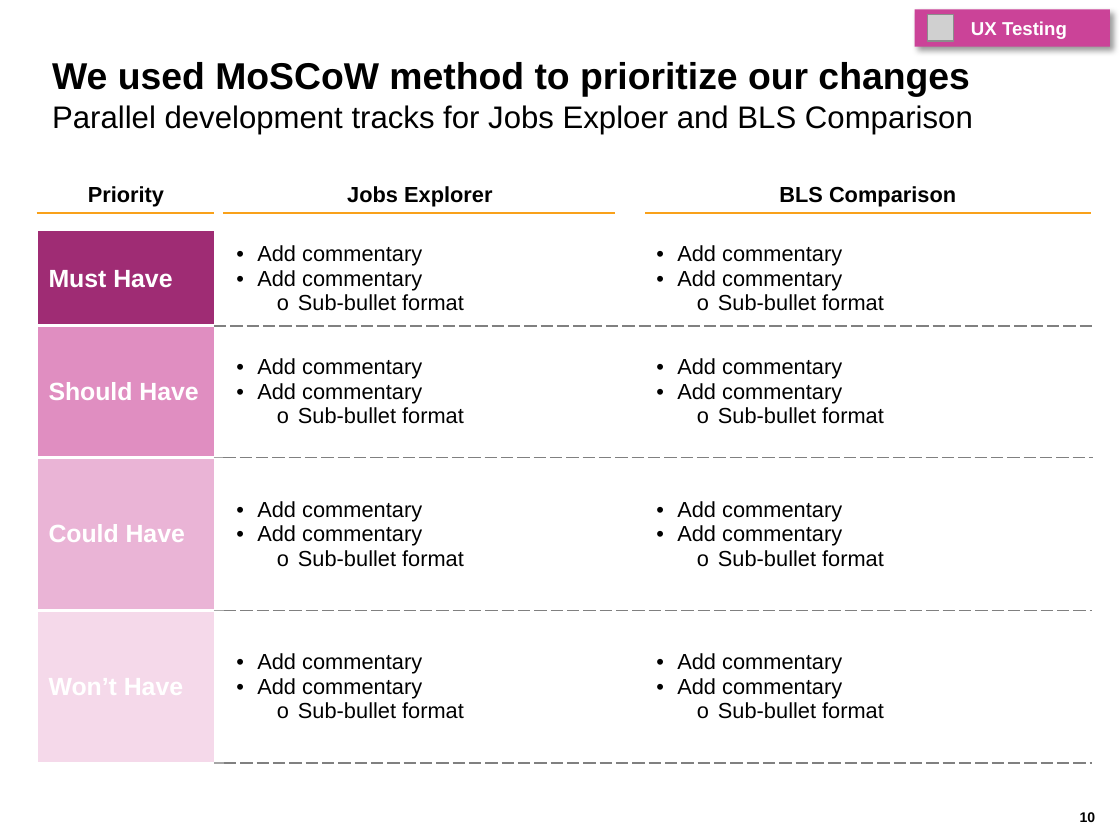
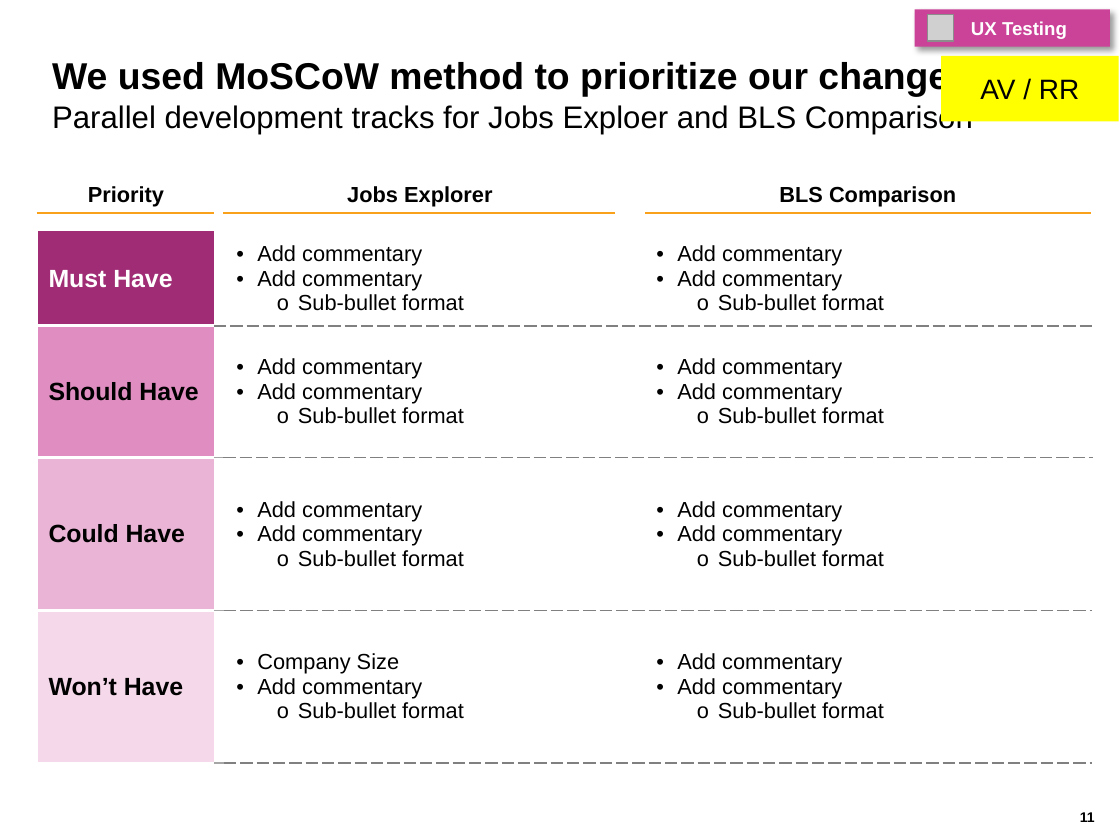
Before and after one commit to saapad86/W209_ADP, a slide deck: slide 11 of 160811 - ADP Report - Final Presentation.pptx (slide 10 before the commit). Drawn at 1120x840 pixels with LibreOffice and Linux fonts; fonts in the diff are those of the drawing; grey boxes stand for pictures. Boxes give left, top, right and bottom in pixels: in the first picture for what was removed or moved away, otherwise in the second. Text is boxed around its words. In the diff, an @@ line names an element or a change of style, - is before the commit and + after.

```diff
--- a/160811 - ADP Report - Final Presentation.pptx
+++ b/160811 - ADP Report - Final Presentation.pptx
@@ rectangle added at [941, 56, 1118, 121], fill #FFFF00, 18 pt, text #000000 @@
+AV / RR
@@ table at [37, 177, 1091, 765] @@
-row 6, column 3: Add commentary / Add commentary / Sub-bullet format
+row 6, column 3: Company Size / Add commentary / Sub-bullet format
@@ text colour #FFFFFF to #000000 in "Should Have", "Could Have", "Won’t Have" @@
@@ page number at [1080, 812, 1095, 822]: text changed @@
-10
+11
```
Also in this commit, not shown: 7 other slides changed, 2 slides added.
